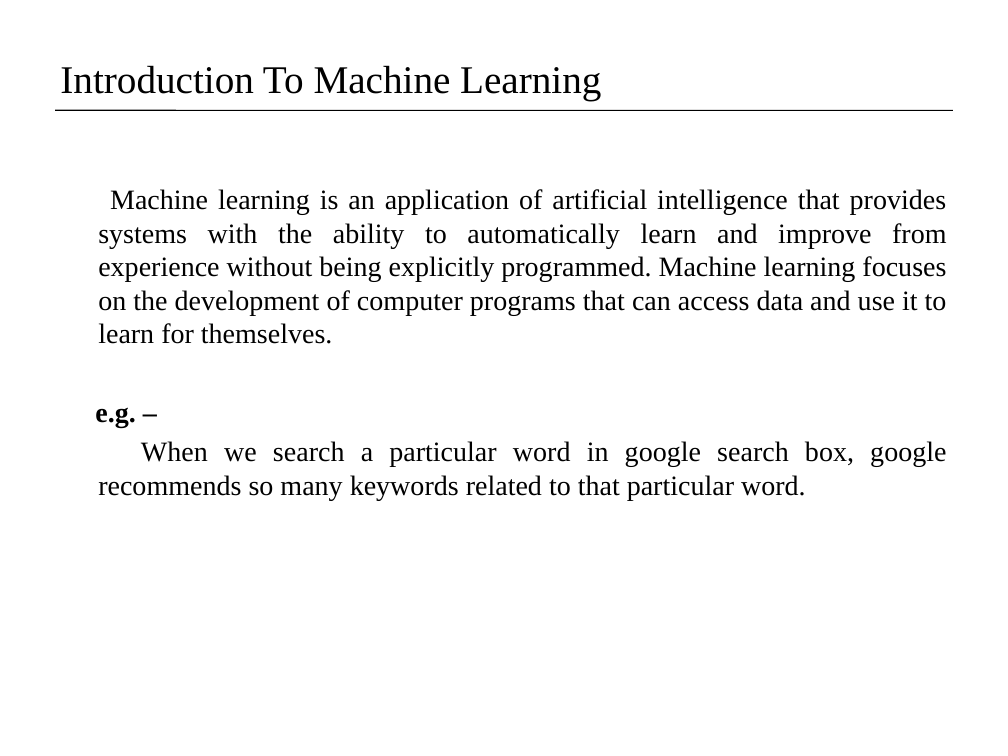
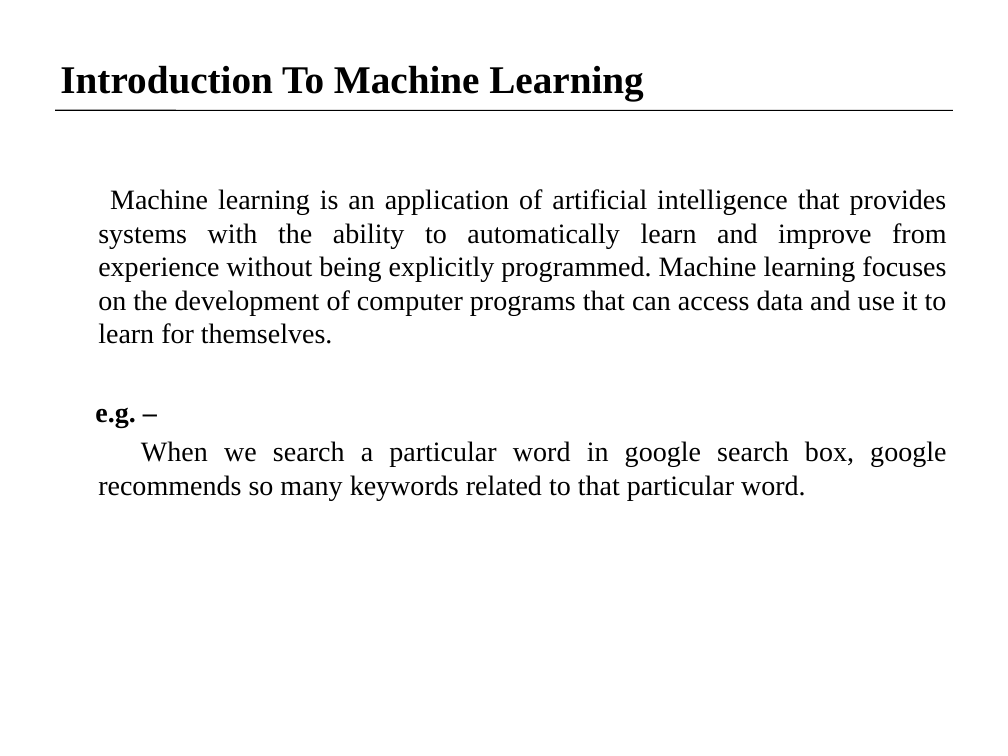
Before and after one commit to Customer-Churn-Prediction/Project-Machine-Learning, a slide deck: slide 3 of Customer Churn Prediction In Telecom Industry.pptx. Drawn at 1008x756 pixels with LibreOffice and Linux fonts; fonts in the diff are those of the drawing. Boxes give left, top, right and bottom in pixels: in the first picture for what was removed or moved away, otherwise in the second. Text is boxed around its words. In the diff, an @@ line names an element or a change of style, - is before the commit and + after.

```diff
--- a/Customer Churn Prediction In Telecom Industry.pptx
+++ b/Customer Churn Prediction In Telecom Industry.pptx
@@ title "Introduction To Machine Learning" at (x1=60, y1=65, x2=643, y2=101): bold on @@
```
Also in this commit, not shown: 2 other slides changed, 9 slides added, 1 slide removed.
